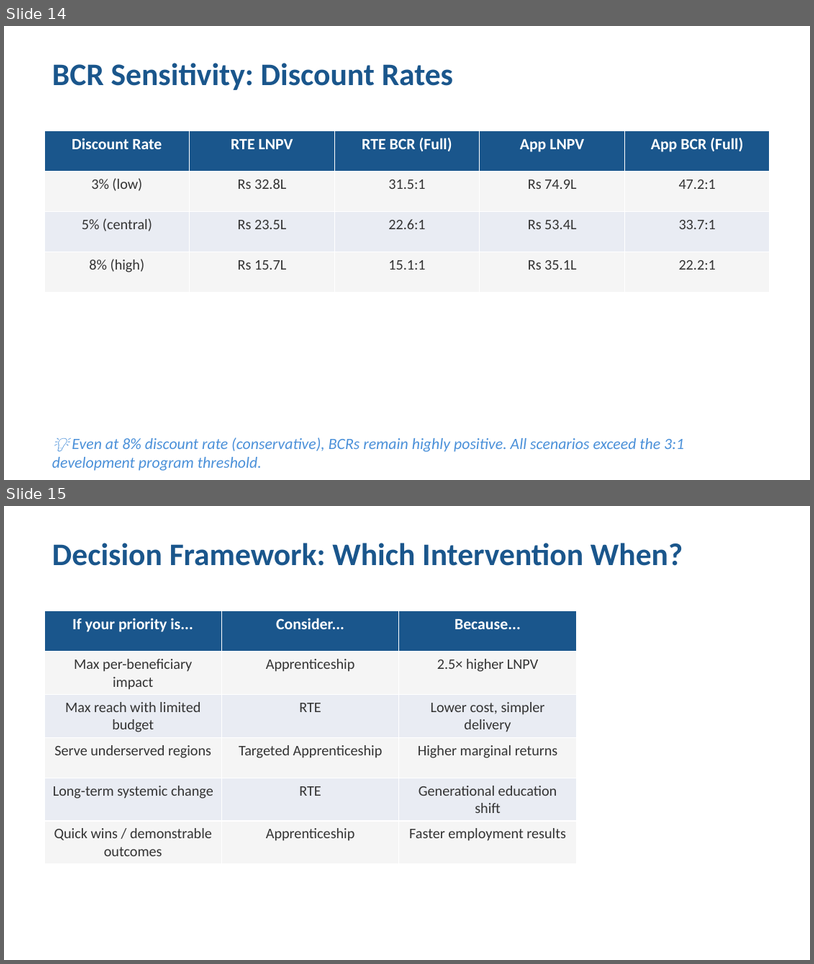
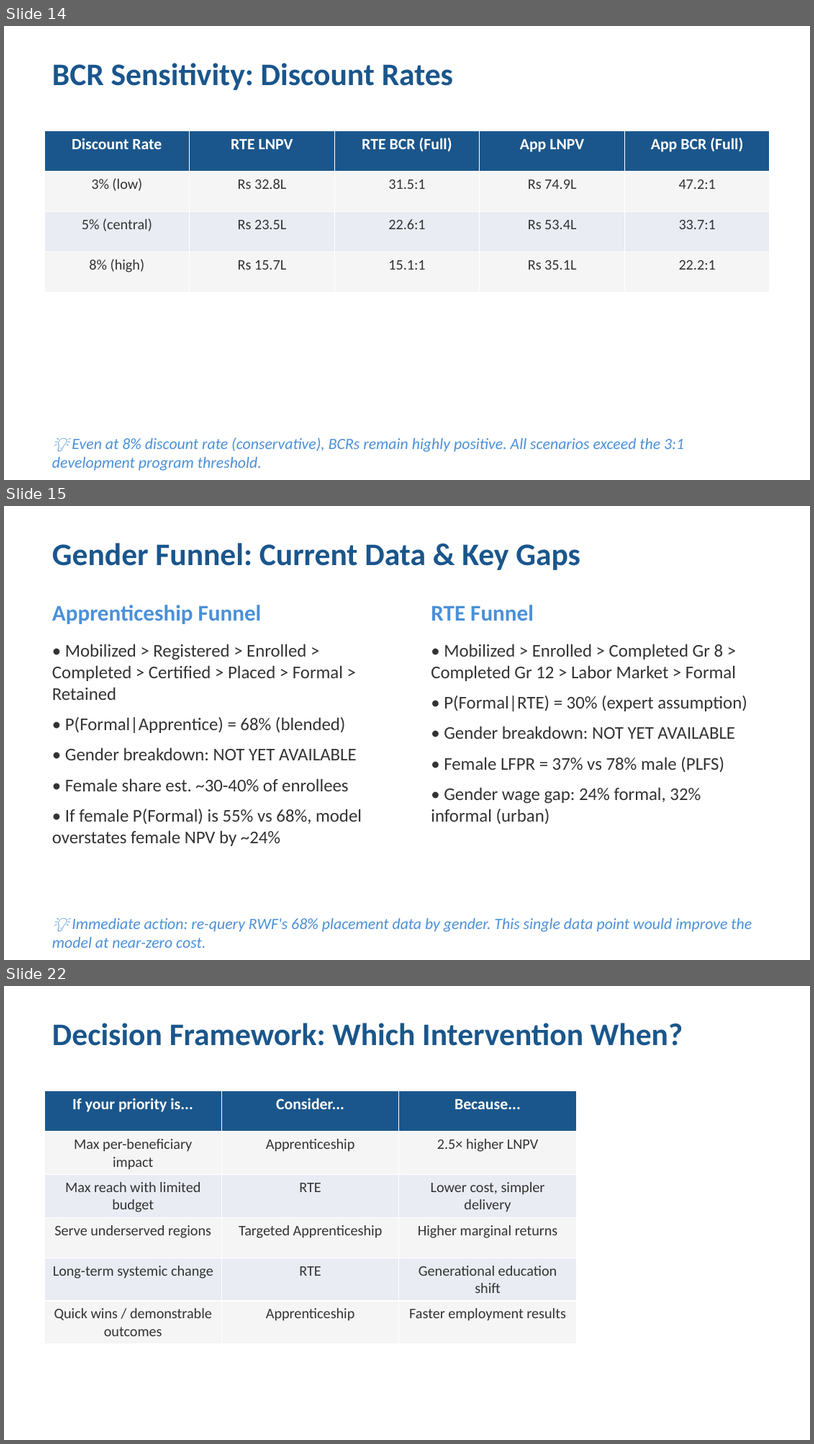
Before and after one commit to maxiveloso/rwf-economic-model, a slide deck: Presentation_Founders.pptx. Shown one above the other, each under a label of ours: slides 14 and 15 before the commit, slides 14, 15 and 22 after it; the slides between them are not shown. The pictures are 814x964 and 814x1444 pixels, drawn with LibreOffice and Linux fonts; fonts in the diff are those of the drawing. Boxes give left, top, right and bottom in pixels: in the first picture for what was removed or moved away, otherwise in the second. Text is boxed around its words. In the diff, an @@ line names an element or a change of style, - is before the commit and + after.

```diff
--- a/Presentation_Founders.pptx
+++ b/Presentation_Founders.pptx
@@ slide 15 added at (4, 506, 810, 960), background #FFFFFF @@
@@ text added at (52, 543, 581, 570), 28 pt, text #1A568C, bold @@
+Gender Funnel: Current Data & Key Gaps
@@ text added at (52, 605, 262, 624), 20 pt, text #4A90D9, bold @@
+Apprenticeship Funnel
@@ text added at (431, 605, 534, 620), 20 pt, text #4A90D9, bold @@
+RTE Funnel
@@ text added at (52, 644, 362, 846), 16 pt, text #333333 @@
+• Mobilized > Registered > Enrolled > Completed > Certified > Placed > Formal > Retained
+• P(Formal|Apprentice) = 68% (blended)
+• Gender breakdown: NOT YET AVAILABLE
+• Female share est. ~30-40% of enrollees
+• If female P(Formal) is 55% vs 68%, model overstates female NPV by ~24%
@@ text added at (431, 644, 747, 824), 16 pt, text #333333 @@
+• Mobilized > Enrolled > Completed Gr 8 > Completed Gr 12 > Labor Market > Formal
+• P(Formal|RTE) = 30% (expert assumption)
+• Gender breakdown: NOT YET AVAILABLE
+• Female LFPR = 37% vs 78% male (PLFS)
+• Gender wage gap: 24% formal, 32% informal (urban)
@@ text added at (52, 918, 752, 947), 14 pt, text #4A90D9, italic @@
+💡 Immediate action: re-query RWF's 68% placement data by gender. This single data point would improve the model at near-zero cost.
@@ what was slide 15 is now slide 22 @@
```
Also in this commit, not shown: 2 slides changed, 8 other slides added, 1 slide removed, 22 other files.
